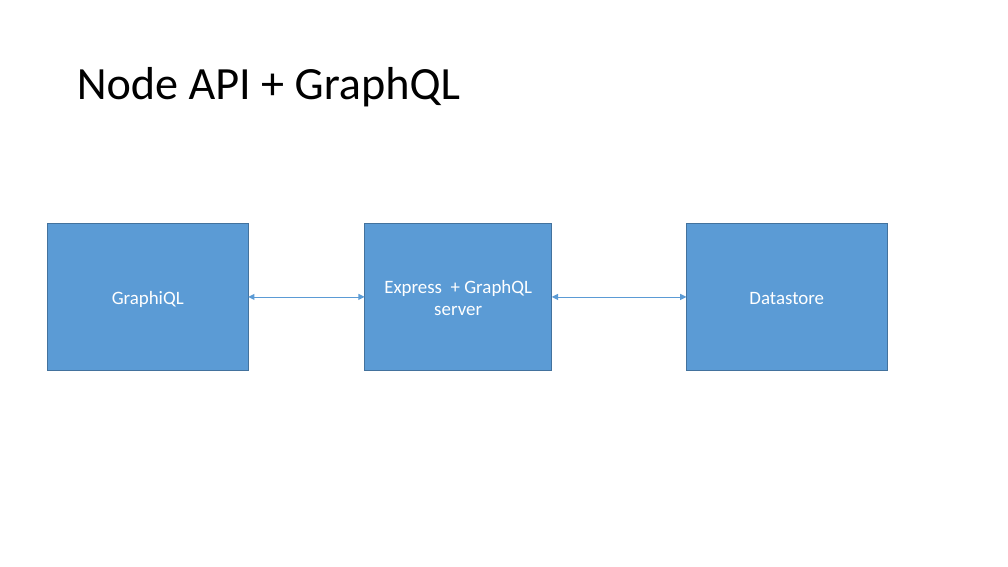
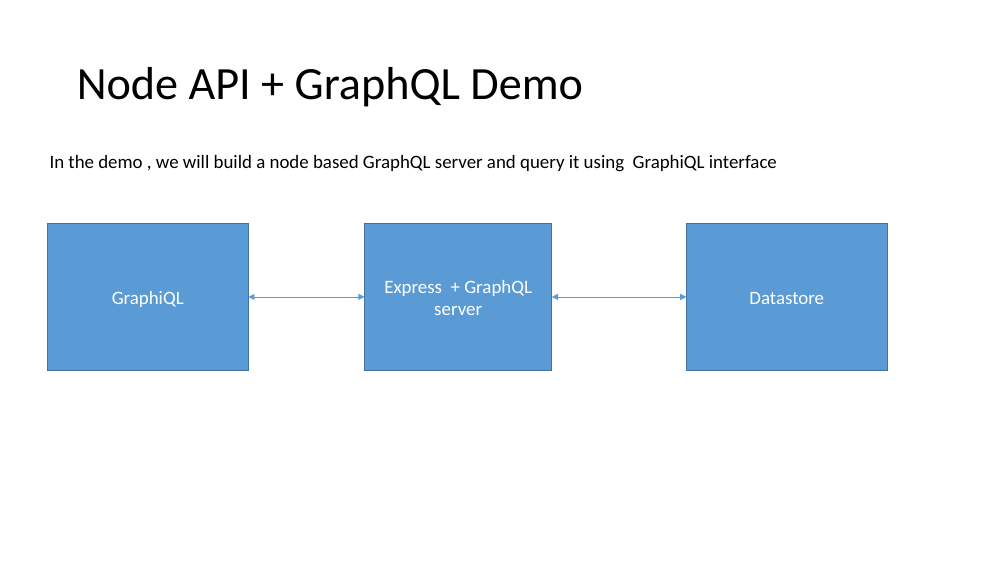
Before and after one commit to arunprabug/graphql-demo, a slide deck: slide 18 of GraphQL-Introduction.pptx (slide 16 before the commit). Drawn at 1008x567 pixels with LibreOffice and Linux fonts; fonts in the diff are those of the drawing. Boxes give left, top, right and bottom in pixels: in the first picture for what was removed or moved away, otherwise in the second. Text is boxed around its words. In the diff, an @@ line names an element or a change of style, - is before the commit and + after.

```diff
--- a/GraphQL-Introduction.pptx
+++ b/GraphQL-Introduction.pptx
@@ title at [77,67,583,107]: text changed @@
-Node API + GraphQL
+Node API + GraphQL Demo
@@ text added at [50,155,777,172], 18 pt, text #000000 @@
+In the demo , we will build a node based GraphQL server and query it using GraphiQL interface
```
Also in this commit, not shown: 20 other slides changed, 23 slides added, 1 slide removed.
